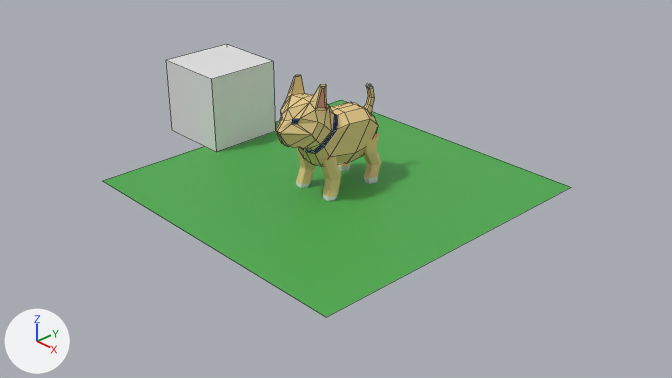
A saved change to the Blender file blender/cat.blend.
Before and after are seen from the file's camera 'Camera'. Lighting does not change. The marker at lower left points along +X, +Y and +Z. Mesh edges are drawn as thin lines on the coarser meshes.

In view in the first picture: 'Plane', 'body', 'front-leg', 'one-meter', 'rear-leg'.
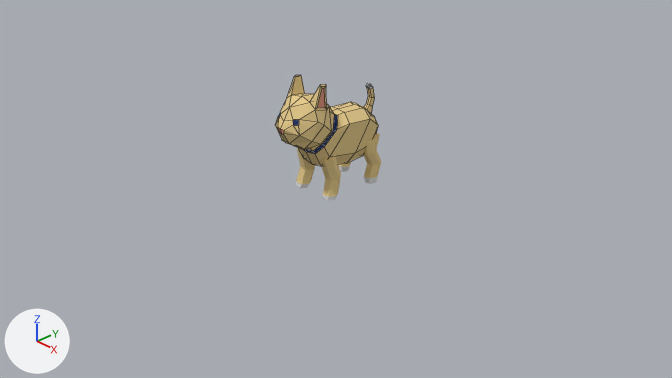
What differs and where, as boxes (x1, y1, x2, y2) in the pictures (672 x 378 px):
'Plane', hidden (green)
    before: (103, 100, 571, 317)
'one-meter', hidden
    before: (166, 44, 275, 152)

What the commit changed:
Object 'one-meter' (ob_one_meter) is now hidden.
Object 'Plane' (ob_plane) is now hidden.
